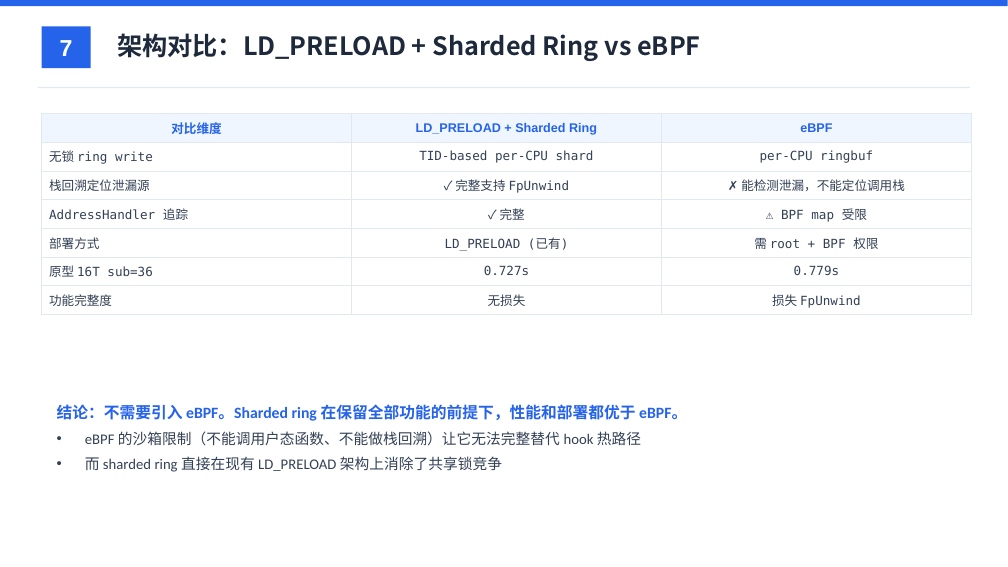
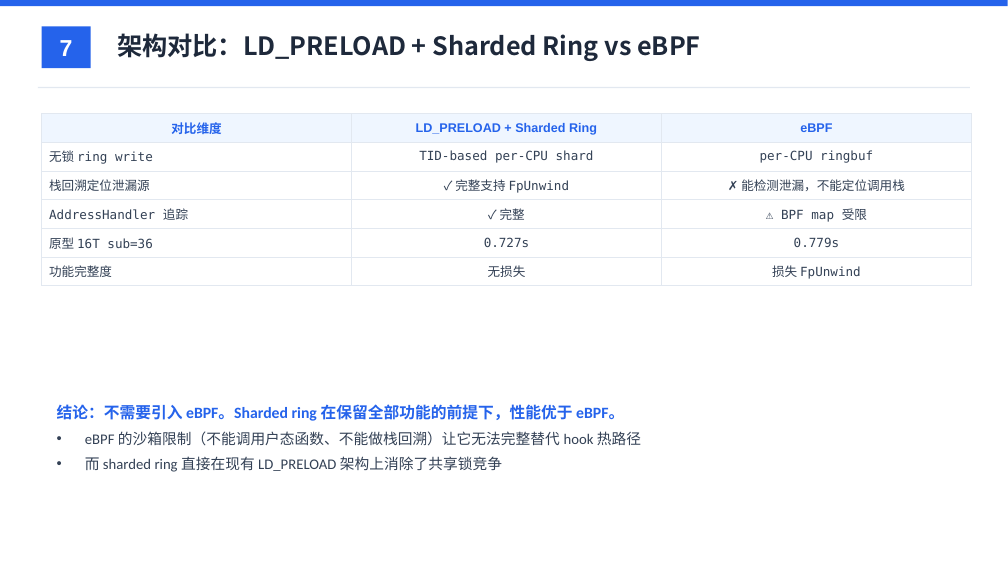
Before and after one commit to YiChiChen1106/Nativehook_linux_planb, a slide deck: slide 7 of presentation/native_hook_progress_2026-06-11.pptx. Drawn at 1008x567 pixels with LibreOffice and Linux fonts; fonts in the diff are those of the drawing. Boxes give left, top, right and bottom in pixels: in the first picture for what was removed or moved away, otherwise in the second. Text is boxed around its words. In the diff, an @@ line names an element or a change of style, - is before the commit and + after.

```diff
--- a/presentation/native_hook_progress_2026-06-11.pptx
+++ b/presentation/native_hook_progress_2026-06-11.pptx
@@ table at [42,113,972,283] @@
-row 5: 部署方式 | LD_PRELOAD (已有) | 需 root + BPF 权限
@@ text at [57,404,624,421]: text changed @@
-结论：不需要引入 eBPF。Sharded ring 在保留全部功能的前提下，性能和部署都优于 eBPF。
+结论：不需要引入 eBPF。Sharded ring 在保留全部功能的前提下，性能优于 eBPF。
```
Also in this commit, not shown: 1 other slide changed, 3 other files.
